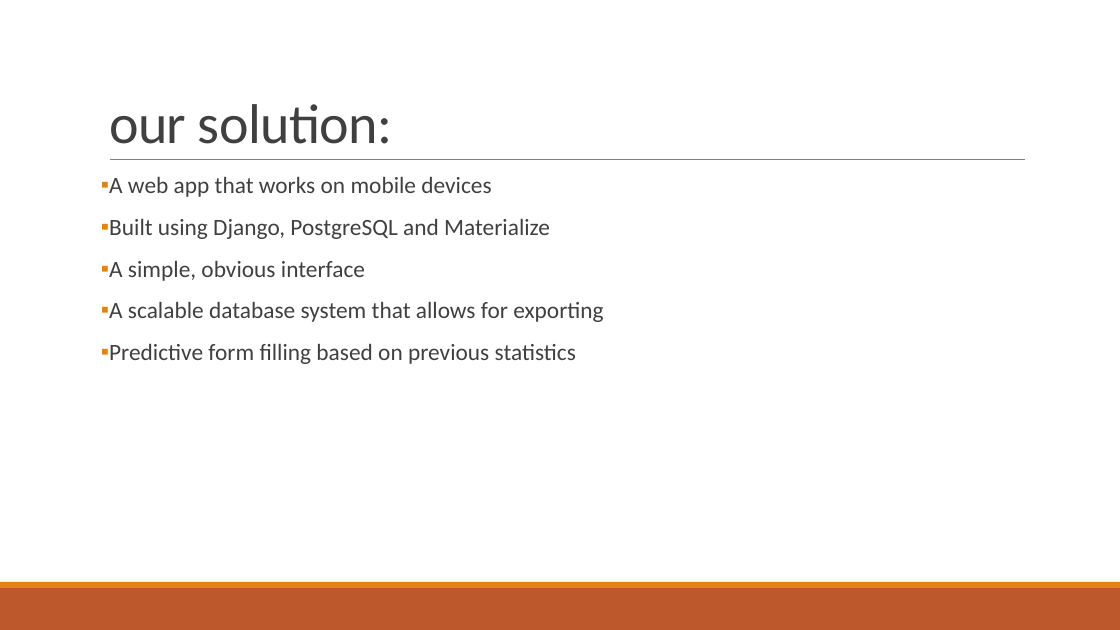
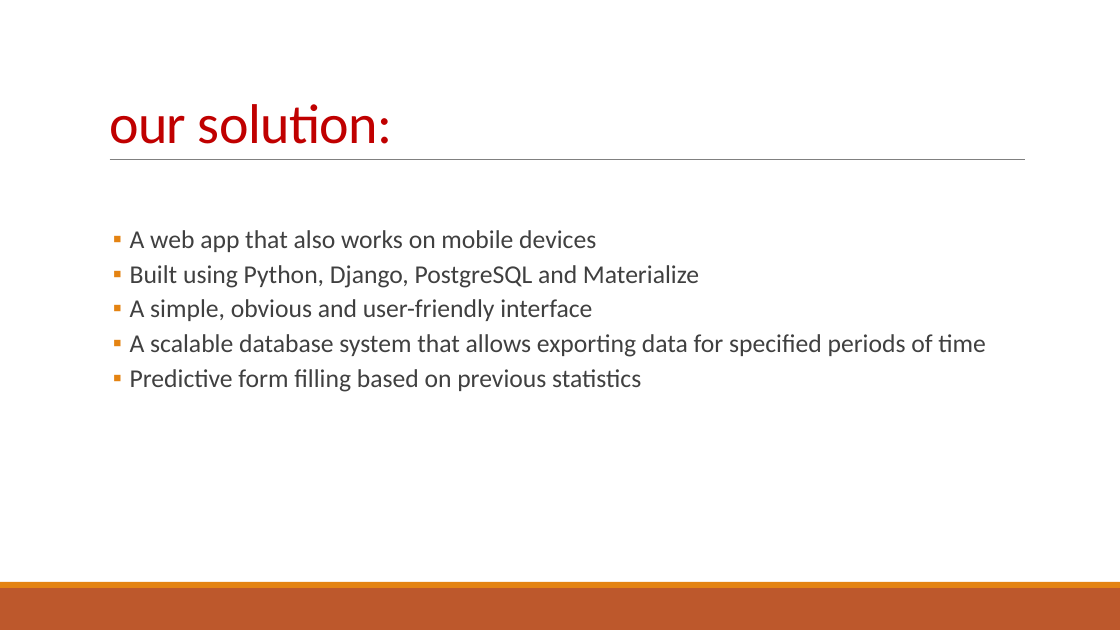
Before and after one commit to glasgow2016/team-2, a slide deck: slide 3 of presentation.pptx. Drawn at 1120x630 pixels with LibreOffice and Linux fonts; fonts in the diff are those of the drawing. Boxes give left, top, right and bottom in pixels: in the first picture for what was removed or moved away, otherwise in the second. Text is boxed around its words. In the diff, an @@ line names an element or a change of style, - is before the commit and + after.

```diff
--- a/presentation.pptx
+++ b/presentation.pptx
@@ title "our solution:" at (109,104,392,144): text colour #404040 to #C00000 @@
@@ text "A web app that also ...": place and size @@
-text "A web app that also ..." at (109,177,603,364)
+text "A web app that also ..." at (130,230,985,392)
@@ text at (130,230,985,357): text changed; size 20 to 22 pt @@
-▪ A web app that works on mobile devices
-▪ Built using Django, PostgreSQL and Materialize
-▪ A simple, obvious interface
-▪ A scalable database system that allows for exporting
+  ▪ A web app that also works on mobile devices
+  ▪ Built using Python, Django, PostgreSQL and Materialize
+  ▪ A simple, obvious and user-friendly interface
+  ▪ A scalable database system that allows exporting data for specified periods of time
@@ text at (130,369,641,392): size 20 to 22 pt in "Predictive form filling based on previous statistics"; list level 1 to 2 in "Predictive form filling based on ..." @@
```
Also in this commit, not shown: 3 other slides changed, 1 slide removed.
